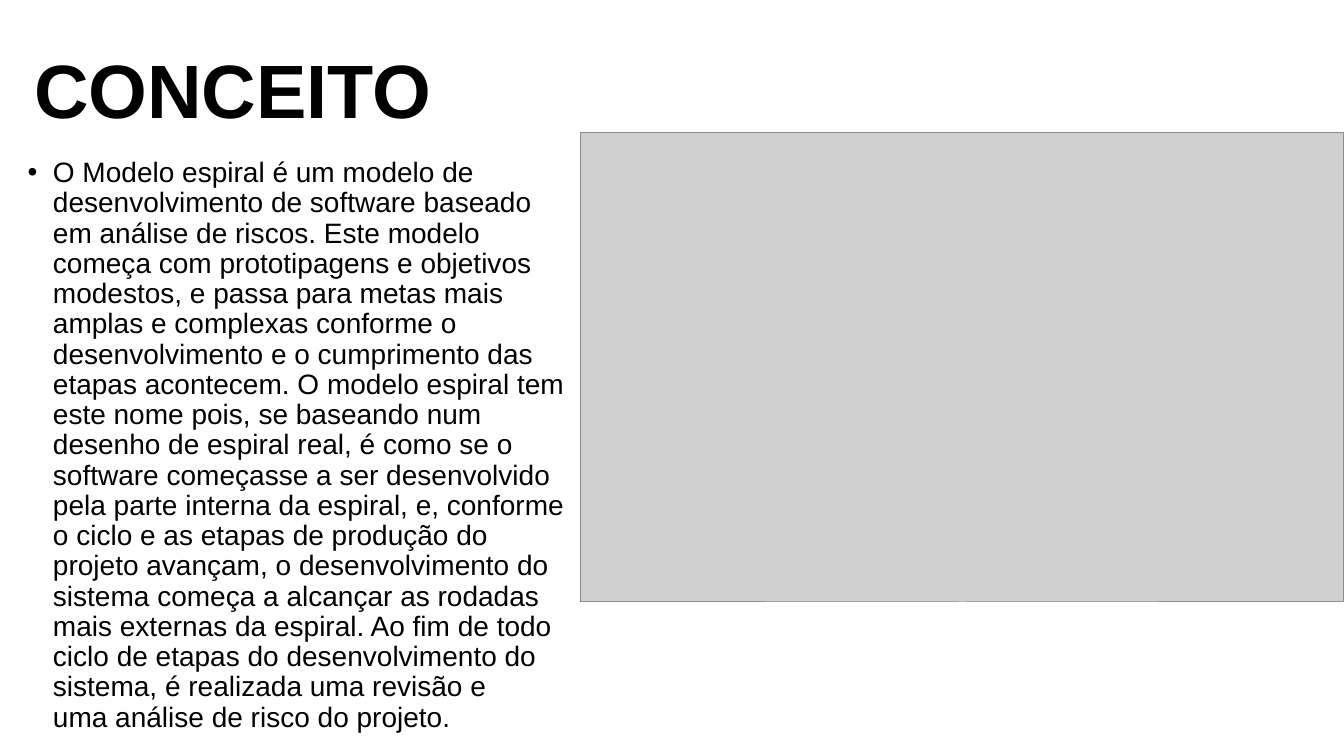
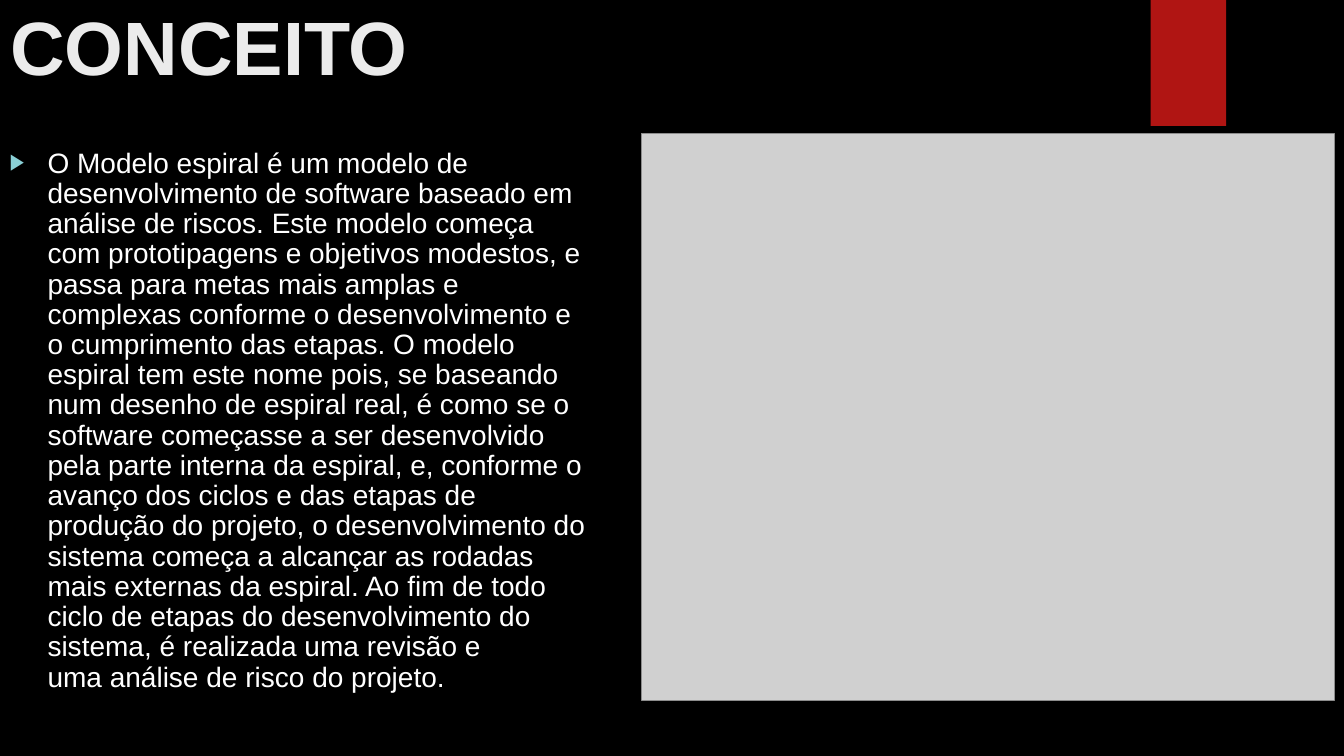
Before and after one commit to GabrielDSS0/ETEC-Coisas-Escolares, a slide deck: slide 2 of 1 etim ds 2022/Analise e Projeto de Sistemas/Trabalho sobre modelo Espiral/Modelo Espiral.pptx. Drawn at 1344x756 pixels with LibreOffice and Linux fonts; fonts in the diff are those of the drawing; grey boxes stand for pictures; background and template pictures are left out. Boxes give left, top, right and bottom in pixels: in the first picture for what was removed or moved away, otherwise in the second. Text is boxed around its words. In the diff, an @@ line names an element or a change of style, - is before the commit and + after.

Commit message:
update APS

```diff
--- a/1 etim ds 2022/Analise e Projeto de Sistemas/Trabalho sobre modelo Espiral/Modelo Espiral.pptx
+++ b/1 etim ds 2022/Analise e Projeto de Sistemas/Trabalho sobre modelo Espiral/Modelo Espiral.pptx
@@ background #FFFFFF to picture (left out) @@
@@ title "CONCEITO": place and size @@
-title "CONCEITO" at box(34, 65, 431, 119)
+title "CONCEITO" at box(10, 22, 407, 76)
@@ title "CONCEITO" at box(10, 22, 407, 76): text colour #000000 to #EBEBEB; line spacing 0.9 to 1; vertical alignment middle to top @@
@@ rectangle added at box(1150, 0, 1226, 126), fill #B01513 @@
@@ picture: place and size @@
-picture at box(581, 133, 1344, 603)
+picture at box(641, 134, 1334, 701)
@@ text at box(48, 152, 585, 692): text changed; text colour #000000 to #FFFFFF @@
-• O Modelo espiral é um modelo de desenvolvimento de software baseado em análise de riscos. Este modelo começa com prototipagens e objetivos modestos, e passa para metas mais amplas e complexas conforme o desenvolvimento e o cumprimento das etapas acontecem. O modelo espiral tem este nome pois, se baseando num desenho de espiral real, é como se o software começasse a ser desenvolvido pela parte interna da espiral, e, conforme o ciclo e as etapas de produção do projeto avançam, o desenvolvimento do sistema começa a alcançar as rodadas mais externas da espiral. Ao fim de todo ciclo de etapas do desenvolvimento do sistema, é realizada uma revisão e uma análise de risco do projeto.
+▶ O Modelo espiral é um modelo de desenvolvimento de software baseado em análise de riscos. Este modelo começa com prototipagens e objetivos modestos, e passa para metas mais amplas e complexas conforme o desenvolvimento e o cumprimento das etapas. O modelo espiral tem este nome pois, se baseando num desenho de espiral real, é como se o software começasse a ser desenvolvido pela parte interna da espiral, e, conforme o avanço dos ciclos e das etapas de produção do projeto, o desenvolvimento do sistema começa a alcançar as rodadas mais externas da espiral. Ao fim de todo ciclo de etapas do desenvolvimento do sistema, é realizada uma revisão e uma análise de risco do projeto.
```
Also in this commit, not shown: 11 other slides changed, 1 slide added, 1 slide removed.
